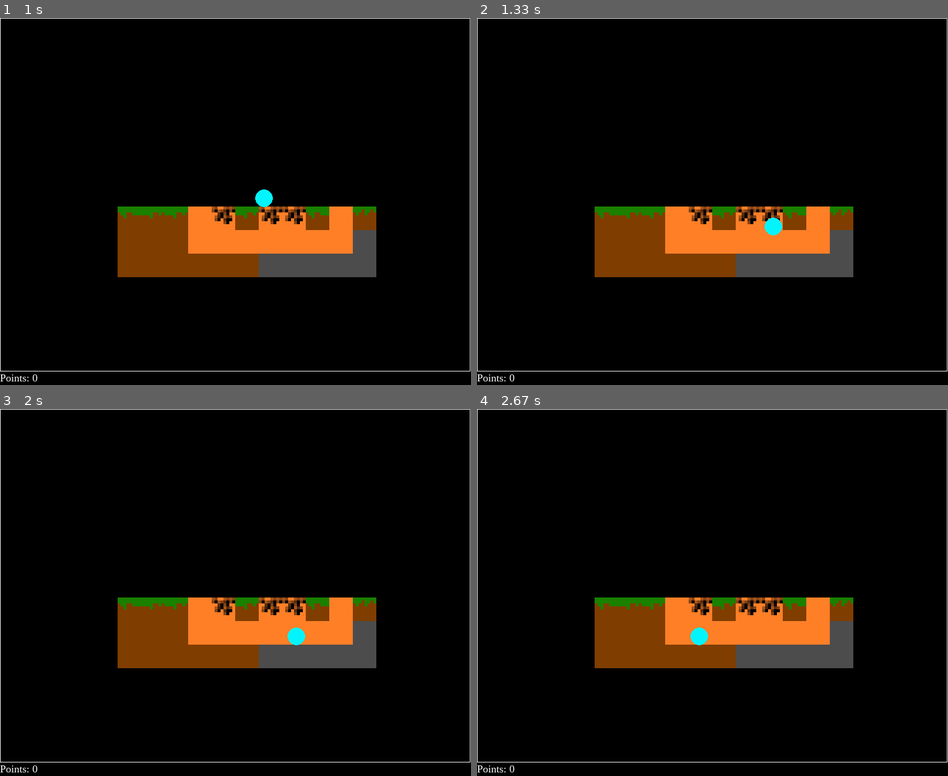
Above: before the commit, frames 1-4 (two rows, left to right).
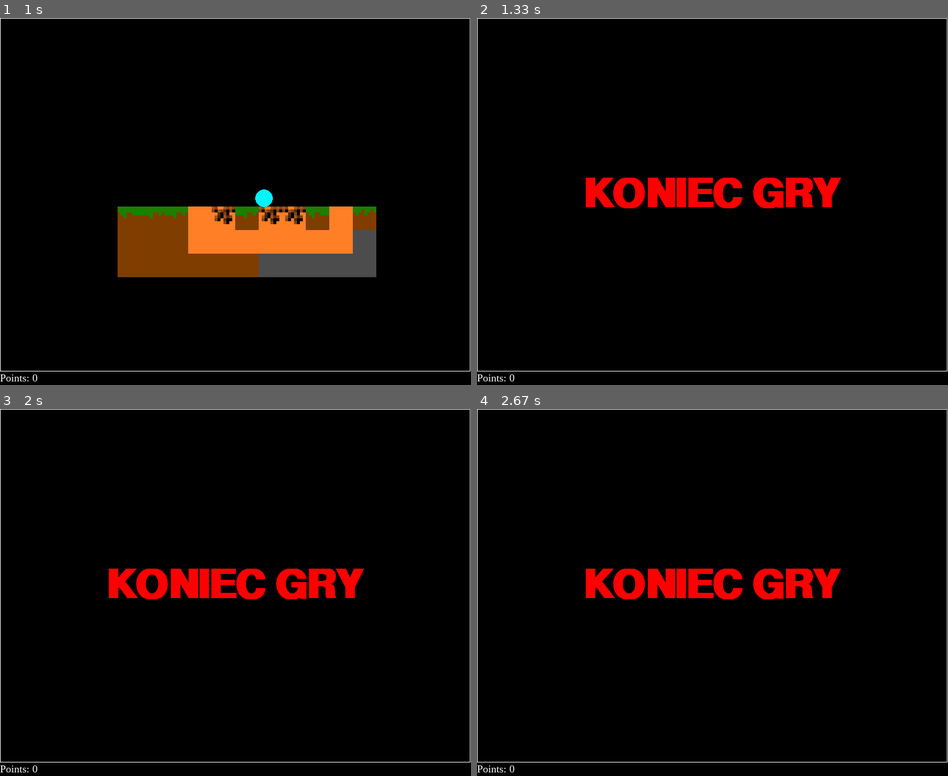
Above: after the commit, the same moments.

Repository: kamilxkruk/PyGamePlatformer
Game: pygame game, started from main.py
Same seed, same stepped clock (60 frames per second), same inputs: the game is played once before the commit and once after it.
Inputs (mouse positions are in pixels of both pictures, inside the frame that each line leads up to):
- Up to frame 1 (1 s): click "Play" at 0.38 s; hold D from 0.67 s (still down); move the mouse to (240, 252) at 0.7 s
- Up to frame 2 (1.33 s): release D at 1.13 s
- Up to frame 3 (2 s): no input
- Up to frame 4 (2.67 s): hold A 2-2.53 s

Frame 1 is identical in both runs. In frame 2, 13% of the frame differs, in the area x 23-80%, y 43-71%; in frame 3, 13%; in frame 4, 13%.

Commit message:
Add collision with lava sprites, add end game label

Diff:
--- a/player.py
+++ b/player.py
@@ -54,8 +54,16 @@
         self.infoLabelRect = self.infoLabel.get_rect()
         self.infoLabelRect.topleft = (0,SCREEN_HEIGHT)
 
+        self.endGameFont = pygame.font.SysFont(None,100,bold=True)
+        self.endGameLabel = self.endGameFont.render('KONIEC GRY',1,RED)
+        self.endGameLabelRect = self.endGameLabel.get_rect()
+        self.endGameLabelRect.center = self.centerOfScreen
+
+        self.showEndGameLabel = False
+
+
         self.musicPlayer = pygame.mixer.init()
-        self.coinSound = pygame.mixer.Sound('sounds/1.mp3')
+        self.coinSound = pygame.mixer.Sound('../testPyGame/assets/1.mp3')
 
         self.platformCollision = []
 
@@ -135,24 +143,32 @@
             self.onPlatform = True
             self.rectangle.bottom = self.platformCollision[0].rect.top
 
+    def detectLavaCollision(self):
+        playerWithLavaCollision = spritecollide(self.playerSprite,self.lavaSpriteGroup,False)
+        if playerWithLavaCollision:
+            self.playerSprite.kill()
+
+            self.showEndGameLabel = True
+
 
     def display(self, display: pygame.Surface):
         display.blit(self.infoLabel,self.infoLabelRect)
+        if self.showEndGameLabel:
+            display.blit(self.endGameLabel,self.endGameLabelRect)
 
+        if not self.showEndGameLabel:
+            self.platformSpriteGroup.update()
+            self.platformSpriteGroup.draw(display)
 
-        self.platformSpriteGroup.update()
-        self.platformSpriteGroup.draw(display)
+            self.coinSpriteGroup.update()
+            self.coinSpriteGroup.draw(display)
 
-        self.coinSpriteGroup.update()
-        self.coinSpriteGroup.draw(display)
+            self.lavaSpriteGroup.update()
+            self.lavaSpriteGroup.draw(display)
 
-        self.lavaSpriteGroup.update()
-        self.lavaSpriteGroup.draw(display)
+            self.playerSpriteGroup.update()
+            self.playerSpriteGroup.draw(display)
 
-        self.playerSpriteGroup.update()
-        self.playerSpriteGroup.draw(display)
-
-
-        self.detectPlatformCollision()
-
-        self.detectCoinCollision()
+            self.detectPlatformCollision()
+            self.detectCoinCollision()
+            self.detectLavaCollision()
--- a/sprites/playerSprite.py
+++ b/sprites/playerSprite.py
@@ -10,4 +10,5 @@
         self.image = pygame.Surface((BOX_SIZE, BOX_SIZE))
         self.image.fill(BLACK)
         self.image.set_colorkey(BLACK)
-        pygame.draw.circle(self.image, LIGHT_BLUE, (BOX_SIZE / 2, BOX_SIZE / 2), BOX_SIZE / 2)
+        self.playerColour = LIGHT_BLUE
+        pygame.draw.circle(self.image, self.playerColour, (BOX_SIZE / 2, BOX_SIZE / 2), BOX_SIZE / 2)
